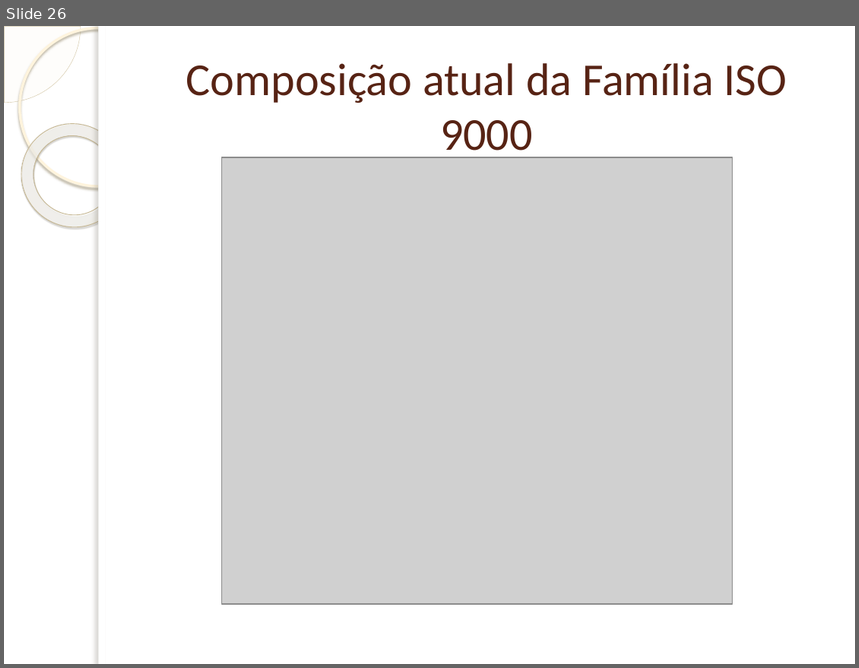
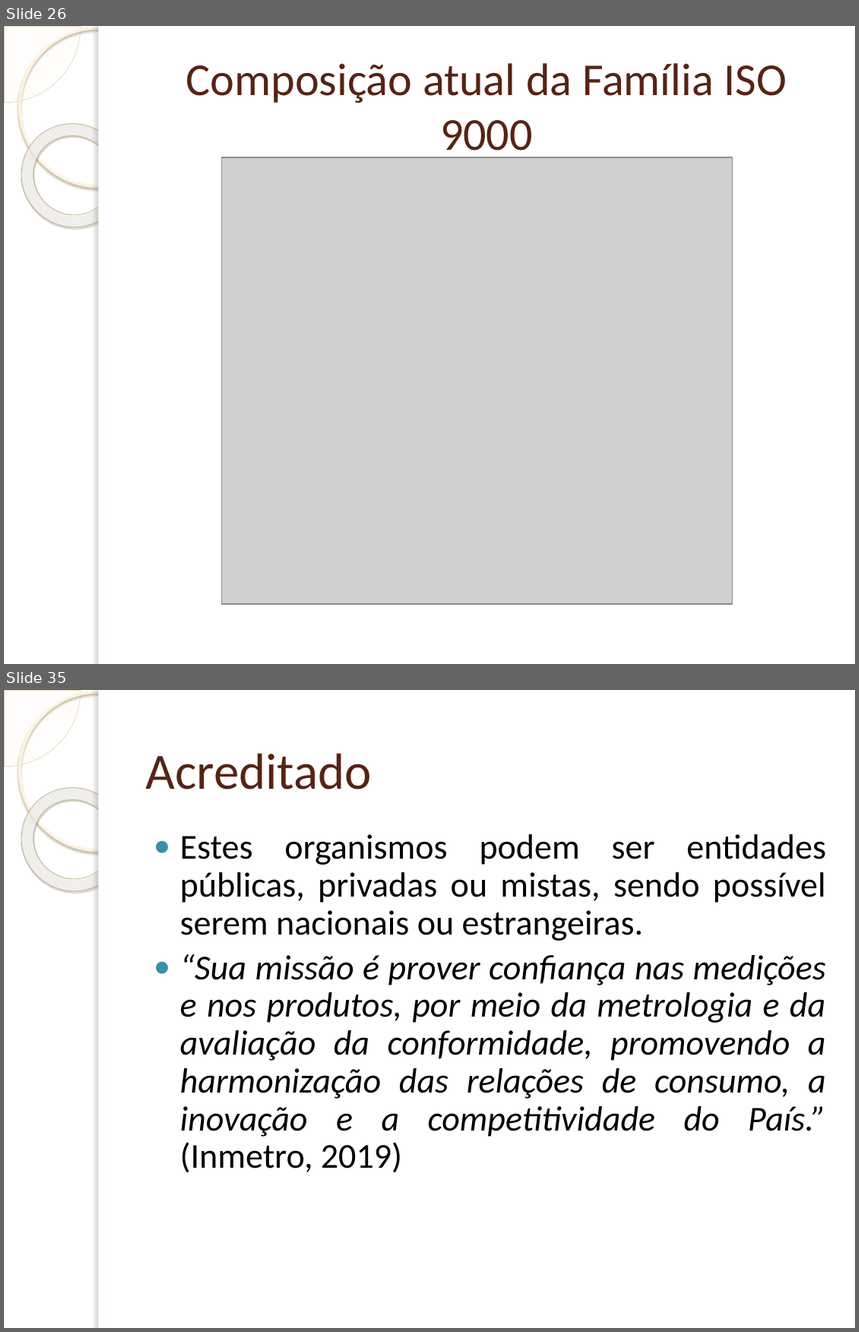
Before and after one commit to TZNaso/QS, a slide deck: Família ISO 9000.pptx. Shown one above the other, each under a label of ours: slide 26 before the commit, slides 26 and 35 after it; the slides between them are not shown. The pictures are 859x668 and 859x1332 pixels, drawn with LibreOffice and Linux fonts; fonts in the diff are those of the drawing; grey boxes stand for pictures; background and template pictures are left out. Boxes give left, top, right and bottom in pixels: in the first picture for what was removed or moved away, otherwise in the second. Text is boxed around its words. In the diff, an @@ line names an element or a change of style, - is before the commit and + after.

```diff
--- a/Família ISO 9000.pptx
+++ b/Família ISO 9000.pptx
@@ slide 35 added at [4, 690, 855, 1328], background picture (left out); not listed: 5 template elements that a slide beside it also shows @@
@@ title added at [146, 753, 372, 790], 43 pt, text #572314 @@
+Acreditado
@@ text added at [180, 834, 826, 1173], 29.6 pt, text #000000, italic @@
+● Estes organismos podem ser entidades públicas, privadas ou mistas, sendo possível serem nacionais ou estrangeiras.
+● “Sua missão é prover confiança nas medições e nos produtos, por meio da metrologia e da avaliação da conformidade, promovendo a harmonização das relações de consumo, a inovação e a competitividade do País.” (Inmetro, 2019)
```
Also in this commit, not shown: 3 slides changed, 16 other slides added, 3 slides removed, 1 other file.
